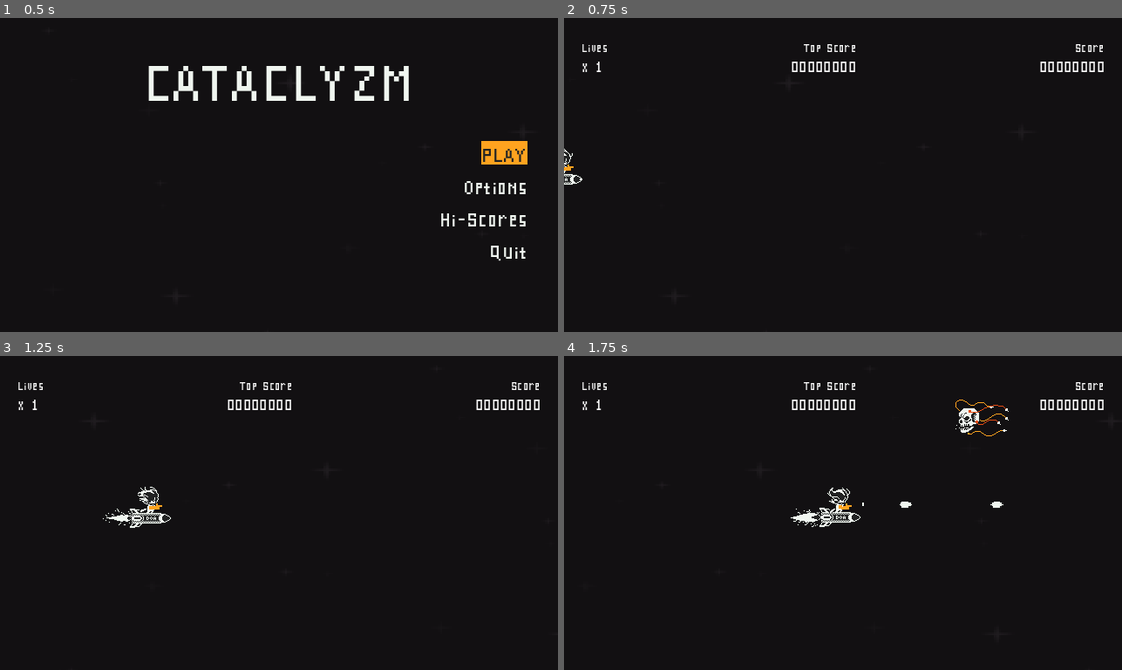
Above: before the commit, frames 1-4 (two rows, left to right).
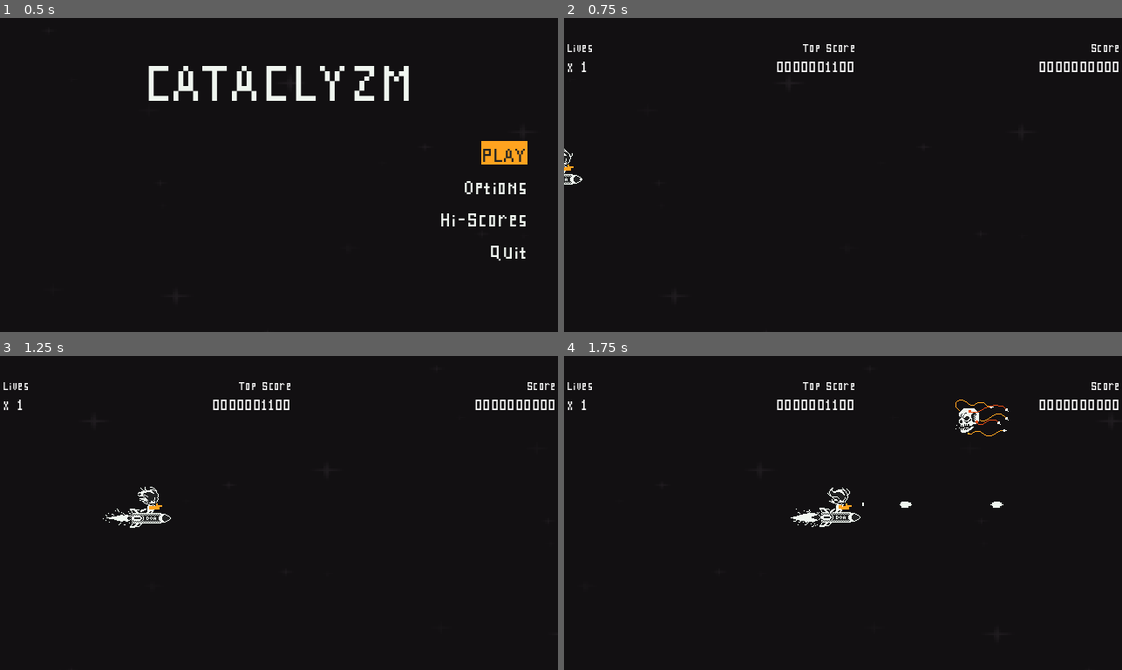
Above: after the commit, the same moments.

Repository: rnakkas/GodotSandbox
Game: Godot game, scene res://ShmupSandbox/Main/Scenes/main.tscn
Two runs of this game, one before a commit and one after it. Both use one fixed random seed, a clock stepped at 60 frames per second and the inputs below.
Inputs (mouse positions are in pixels of both pictures, inside the frame that each line leads up to):
- Up to frame 1 (0.5 s): no input
- Up to frame 2 (0.75 s): click "PLAY" at 0.5 s
- Up to frame 3 (1.25 s): no input
- Up to frame 4 (1.75 s): move the mouse to (965, 497) at 1.27 s; hold D (move_right) from 1.28 s (still down); hold Space (shoot) from 1.28 s (still down)

Frame 1 is identical in both runs. In frame 2, 1.0% of the frame differs, in the area x 0-100%, y 8-18%; in frame 3, 1.0%; in frame 4, 1.0%.

Commit message:
Hi scores screen: hooked up top score to player hud. Cleaned up some ui layer code

Diff:
--- a/ShmupSandbox/Autoloads/player_data.gd
+++ b/ShmupSandbox/Autoloads/player_data.gd
@@ -5,6 +5,8 @@
 var player_lives : int
 
 var player_score: int
+
+var enemies_killed: int
 
 var player_hi_scores_list : Array[int]
 
@@ -14,20 +16,50 @@
 ##		Append to this array
 ##		Sort the array in descending order for scores
 ##		Slice to only take indices 0 to 10, i.e. top 10 scores
+
+# var player_hi_scores_dictionaries : Array[Dictionary] = [
+# 	{"score" : 107400, "name" : "APE"},
+# 	{"score" : 90250, "name" : "YAN"},
+# 	{"score" : 96000, "name" : "HIT"},
+# 	{"score" : 110230, "name" : "IAN"},
+# 	{"score" : 96000, "name" : "FAN"},
+# 	{"score" : 84000, "name" : "GIT"},
+# 	{"score" : 54100, "name" : "GAT"},
+# 	{"score" : 91000, "name" : "APE"},
+# 	{"score" : 72010, "name" : "BAD"},
+# 	{"score" : 67200, "name" : "BAT"}
+# ]
+
 var player_hi_scores_dictionaries : Array[Dictionary] = [
-	{"score" : 107400, "name" : "APE"},
-	{"score" : 90250, "name" : "YAN"},
-	{"score" : 96000, "name" : "HIT"},
-	{"score" : 110230, "name" : "IAN"},
-	{"score" : 96000, "name" : "FAN"},
-	{"score" : 84000, "name" : "GIT"},
-	{"score" : 54100, "name" : "GAT"},
-	{"score" : 91000, "name" : "APE"},
-	{"score" : 72010, "name" : "BAD"},
-	{"score" : 67200, "name" : "BAT"}
+	{"score" : 200, "name" : "APE"},
+	{"score" : 300, "name" : "YAN"},
+	{"score" : 400, "name" : "HIT"},
+	{"score" : 500, "name" : "IAN"},
+	{"score" : 600, "name" : "FAN"},
+	{"score" : 700, "name" : "GIT"},
+	{"score" : 800, "name" : "GAT"},
+	{"score" : 900, "name" : "APE"},
+	{"score" : 1000, "name" : "BAD"},
+	{"score" : 1100, "name" : "BAT"}
 ]
 
-var enemies_killed: int
+
+func _ready() -> void:
+	player_hi_scores_dictionaries.sort()
+
+
+func sort_high_scores() -> void:
+	## Sort the high scores dictionaries by score
+	PlayerData.player_hi_scores_dictionaries.sort_custom(func(a, b):
+		# First, compare by score in descending order
+		if a["score"] != b["score"]:
+			return a["score"] > b["score"]
+
+		# If scores are the same, compare by name alphabetically (ascending)
+		return a["name"] < b["name"]
+	)
+
+	player_hi_scores_dictionaries = player_hi_scores_dictionaries.slice(0,10) # Only keep the top 10 scores
 
 
 func reset_all_player_data_on_start() -> void:
--- a/ShmupSandbox/UI/Scenes/confirm_dialog.tscn
+++ b/ShmupSandbox/UI/Scenes/confirm_dialog.tscn
@@ -94,6 +94,7 @@
 text = "NO"
 flat = true
 
+[connection signal="visibility_changed" from="." to="." method="_on_visibility_changed"]
 [connection signal="focus_entered" from="MarginContainer/VBoxContainer/HBoxContainer/yes_button" to="." method="_on_yes_button_focus_entered"]
 [connection signal="mouse_entered" from="MarginContainer/VBoxContainer/HBoxContainer/yes_button" to="." method="_on_yes_button_mouse_entered"]
 [connection signal="pressed" from="MarginContainer/VBoxContainer/HBoxContainer/yes_button" to="." method="_on_yes_button_pressed"]
--- a/ShmupSandbox/UI/Scenes/continue_screen.tscn
+++ b/ShmupSandbox/UI/Scenes/continue_screen.tscn
@@ -8,6 +8,8 @@
 anchors_preset = 15
 anchor_right = 1.0
 anchor_bottom = 1.0
+offset_top = 1.0
+offset_bottom = 1.0
 grow_horizontal = 2
 grow_vertical = 2
 script = ExtResource("1_8fmy5")
@@ -92,6 +94,7 @@
 
 [node name="tick_timer" type="Timer" parent="."]
 
+[connection signal="visibility_changed" from="." to="." method="_on_visibility_changed"]
 [connection signal="focus_entered" from="MarginContainer/VBoxContainer/HBoxContainer/yes_button" to="." method="_on_yes_button_focus_entered"]
 [connection signal="mouse_entered" from="MarginContainer/VBoxContainer/HBoxContainer/yes_button" to="." method="_on_yes_button_mouse_entered"]
 [connection signal="pressed" from="MarginContainer/VBoxContainer/HBoxContainer/yes_button" to="." method="_on_yes_button_pressed"]
--- a/ShmupSandbox/UI/Scenes/game_over_screen.tscn
+++ b/ShmupSandbox/UI/Scenes/game_over_screen.tscn
@@ -51,4 +51,5 @@
 
 [node name="game_over_timer" type="Timer" parent="."]
 
+[connection signal="visibility_changed" from="." to="." method="_on_visibility_changed"]
 [connection signal="timeout" from="game_over_timer" to="." method="_on_game_over_timer_timeout"]
--- a/ShmupSandbox/UI/Scenes/hi_scores_menu.tscn
+++ b/ShmupSandbox/UI/Scenes/hi_scores_menu.tscn
@@ -375,6 +375,7 @@
 text = "BACK"
 flat = true
 
+[connection signal="visibility_changed" from="." to="." method="_on_visibility_changed"]
 [connection signal="focus_entered" from="MarginContainer/VBoxContainer/VBoxContainer_back_button/HBoxContainer/back_button" to="." method="_on_back_button_focus_entered"]
 [connection signal="mouse_entered" from="MarginContainer/VBoxContainer/VBoxContainer_back_button/HBoxContainer/back_button" to="." method="_on_back_button_mouse_entered"]
 [connection signal="pressed" from="MarginContainer/VBoxContainer/VBoxContainer_back_button/HBoxContainer/back_button" to="." method="_on_back_button_pressed"]
--- a/ShmupSandbox/UI/Scenes/options_menu.tscn
+++ b/ShmupSandbox/UI/Scenes/options_menu.tscn
@@ -223,6 +223,7 @@
 text = "Back"
 flat = true
 
+[connection signal="visibility_changed" from="." to="." method="_on_visibility_changed"]
 [connection signal="focus_entered" from="MarginContainer/VBoxContainer/HBoxContainer/VBoxContainer2/sound_volume_slider" to="." method="_on_sound_volume_slider_focus_entered"]
 [connection signal="mouse_entered" from="MarginContainer/VBoxContainer/HBoxContainer/VBoxContainer2/sound_volume_slider" to="." method="_on_sound_volume_slider_mouse_entered"]
 [connection signal="focus_entered" from="MarginContainer/VBoxContainer/HBoxContainer2/VBoxContainer2/music_volume_slider" to="." method="_on_music_volume_slider_focus_entered"]
--- a/ShmupSandbox/UI/Scenes/pause_menu.tscn
+++ b/ShmupSandbox/UI/Scenes/pause_menu.tscn
@@ -119,6 +119,7 @@
 text = "Quit"
 flat = true
 
+[connection signal="visibility_changed" from="." to="." method="_on_visibility_changed"]
 [connection signal="focus_entered" from="MarginContainer/VBoxContainer/HBoxContainer/resume_button" to="." method="_on_resume_button_focus_entered"]
 [connection signal="mouse_entered" from="MarginContainer/VBoxContainer/HBoxContainer/resume_button" to="." method="_on_resume_button_mouse_entered"]
 [connection signal="pressed" from="MarginContainer/VBoxContainer/HBoxContainer/resume_button" to="." method="_on_resume_button_pressed"]
--- a/ShmupSandbox/UI/Scenes/player_hud.tscn
+++ b/ShmupSandbox/UI/Scenes/player_hud.tscn
@@ -95,3 +95,5 @@
 theme_override_fonts/font = ExtResource("1_xvmxs")
 theme_override_font_sizes/font_size = 25
 text = "00000000"
+
+[connection signal="visibility_changed" from="." to="." method="_on_visibility_changed"]
--- a/ShmupSandbox/UI/Scripts/confirm_dialog.gd
+++ b/ShmupSandbox/UI/Scripts/confirm_dialog.gd
@@ -50,3 +50,8 @@
 
 func _on_no_button_mouse_entered() -> void:
 	no_button.grab_focus()
+
+
+func _on_visibility_changed() -> void:
+	if self.visible:
+		no_button.grab_focus()
--- a/ShmupSandbox/UI/Scripts/continue_screen.gd
+++ b/ShmupSandbox/UI/Scripts/continue_screen.gd
@@ -109,3 +109,9 @@
 
 func _on_no_button_mouse_entered() -> void:
 	no_button.grab_focus()
+
+
+func _on_visibility_changed() -> void:
+	if self.visible:
+		start_countdown()
+		yes_button.grab_focus()
--- a/ShmupSandbox/UI/Scripts/game_over_screen.gd
+++ b/ShmupSandbox/UI/Scripts/game_over_screen.gd
@@ -13,3 +13,8 @@
 
 func _on_game_over_timer_timeout() -> void:
 	game_over_screen_timed_out.emit()
+
+
+func _on_visibility_changed() -> void:
+	if self.visible:
+		game_over_timer.start()
--- a/ShmupSandbox/UI/Scripts/hi_scores_menu.gd
+++ b/ShmupSandbox/UI/Scripts/hi_scores_menu.gd
@@ -18,14 +18,14 @@
 	# Step 1: Initialize the score and name label lists
 	_initialize_label_lists()
 
-	# Step 2: Resize the label lists to match the number of high scores
+	# Step 2: Sort list of high scores
+	PlayerData.sort_high_scores()
+
+	# Step 3: Resize the label lists to match the size of high scores list
 	_resize_label_lists()
 
-	# Step 3: Sort the label lists
+	# Step 4: Sort the label lists
 	_sort_label_lists()
-
-	# Step 4: Sort the high score dictionaries
-	_sort_high_scores()
 
 	# Step 5: Update the high score UI
 	_update_high_score_ui()
@@ -56,18 +56,6 @@
 	name_label_list.sort()
 
 
-func _sort_high_scores() -> void:
-	## Sort the high scores dictionaries by score
-	PlayerData.player_hi_scores_dictionaries.sort_custom(func(a, b):
-		# First, compare by score in descending order
-		if a["score"] != b["score"]:
-			return a["score"] > b["score"]
-
-		# If scores are the same, compare by name alphabetically (ascending)
-		return a["name"] < b["name"]
-	)
-
-
 func _update_high_score_ui() -> void:
 	## Add the scores and names to the high scores screen
 	for i : int in score_label_list.size():
@@ -88,3 +76,8 @@
 
 func _on_back_button_focus_entered() -> void:
 	UiUtility.highlight_selected_element([back_button], back_button)
+
+
+func _on_visibility_changed() -> void:
+	if self.visible:
+		back_button.grab_focus()
--- a/ShmupSandbox/UI/Scripts/options_menu.gd
+++ b/ShmupSandbox/UI/Scripts/options_menu.gd
@@ -67,3 +67,8 @@
 
 func _on_back_button_mouse_entered() -> void:
 	back_button.grab_focus()
+
+
+func _on_visibility_changed() -> void:
+	if self.visible:
+		sound_volume_slider.grab_focus()
--- a/ShmupSandbox/UI/Scripts/pause_menu.gd
+++ b/ShmupSandbox/UI/Scripts/pause_menu.gd
@@ -77,3 +77,8 @@
 
 func _on_quit_button_mouse_entered() -> void:
 	quit_button.grab_focus()
+
+
+func _on_visibility_changed() -> void:
+	if self.visible:
+		resume_button.grab_focus()
--- a/ShmupSandbox/UI/Scripts/player_hud.gd
+++ b/ShmupSandbox/UI/Scripts/player_hud.gd
@@ -2,23 +2,37 @@
 
 @onready var score_value : Label = %score_value
 @onready var player_lives_value : Label = %lives_value
+@onready var top_score_value : Label = %top_score_value
 
 func _ready() -> void:
-	score_value.text = str(PlayerData.player_score).pad_zeros(8)
 	_connect_to_signals()
 
+## Helper funcs
 func _connect_to_signals() -> void:
 	SignalsBus.give_score_when_hit.connect(_on_hit_score_given)
 	SignalsBus.give_score_when_killed.connect(_on_kill_score_given)
 	SignalsBus.player_died.connect(_on_player_death)
 
+
+func set_score_values_on_hud() -> void:
+	score_value.text = str(PlayerData.player_score).pad_zeros(10)
+
+	PlayerData.sort_high_scores()
+	top_score_value.text = str(PlayerData.player_hi_scores_dictionaries[0]["score"]).pad_zeros(10)
+
+####
+
+## Signals connections
+
 func _on_hit_score_given(score : int) -> void:
 	PlayerData.player_score += score
 	score_value.text = str(PlayerData.player_score).pad_zeros(8)
 
+
 func _on_kill_score_given(score : int) -> void:
 	PlayerData.player_score += score
 	score_value.text = str(PlayerData.player_score).pad_zeros(8)
+
 
 func _on_player_death() -> void:
 	PlayerData.player_lives -= 1
@@ -26,3 +40,8 @@
 		player_lives_value.text = "x " + str(PlayerData.player_lives)
 	else:
 		SignalsBus.player_lives_depleted_event()
+
+
+func _on_visibility_changed() -> void:
+	if self.visible:
+		set_score_values_on_hud()
--- a/ShmupSandbox/UI/Scripts/ui_layer.gd
+++ b/ShmupSandbox/UI/Scripts/ui_layer.gd
@@ -185,28 +185,21 @@
 	match menu_type:
 		ui_type.MAIN_MENU:
 			ui_element = main_menu
-			ui_element.play_button.grab_focus()
+			ui_element.play_button.grab_focus() ## TODO: Remove when start screen is ready
 		ui_type.OPTIONS_MENU:
 			ui_element = options_menu
-			ui_element.sound_volume_slider.grab_focus()
 		ui_type.PLAYER_HUD:
 			ui_element = player_hud
 		ui_type.PAUSE_MENU:
 			ui_element = pause_menu
-			ui_element.resume_button.grab_focus()
 		ui_type.CONFIRM_DIALOG:
 			ui_element = confirm_dialog
-			ui_element.no_button.grab_focus()
 		ui_type.CONTINUE_SCREEN:
 			ui_element = continue_screen
-			ui_element.start_countdown()
-			ui_element.yes_button.grab_focus()
 		ui_type.GAME_OVER_SCREEN:
 			ui_element = game_over_screen
-			ui_element.game_over_timer.start()
 		ui_type.HI_SCORES_MENU:
 			ui_element = hi_scores_menu
-			ui_element.back_button.grab_focus()
 
 	if ui_element:
 		ui_element.visible = !ui_element.visible
